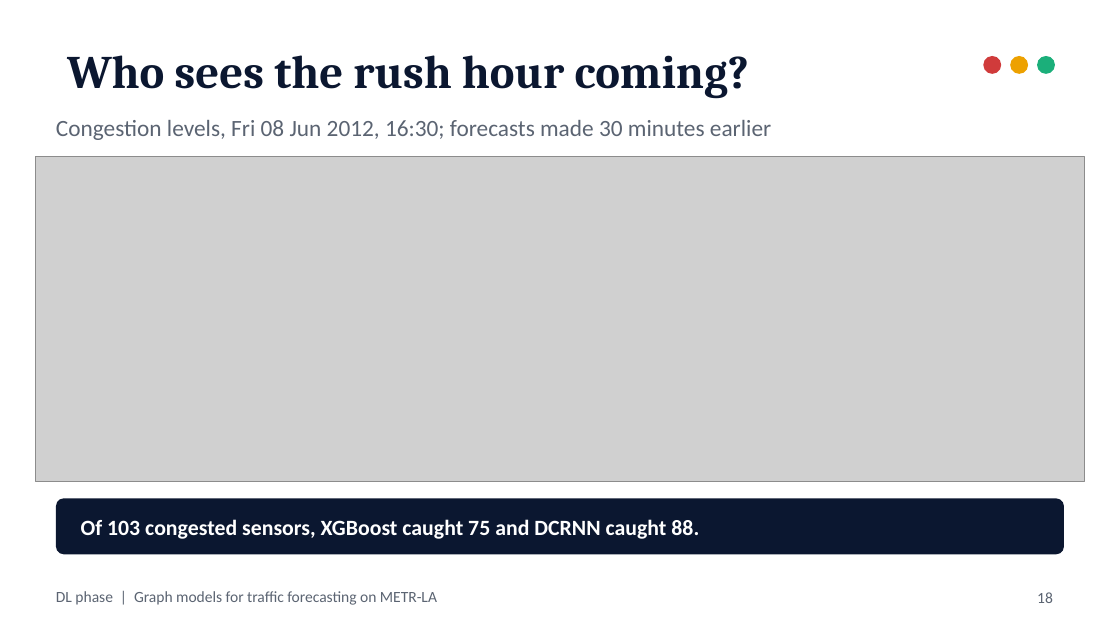
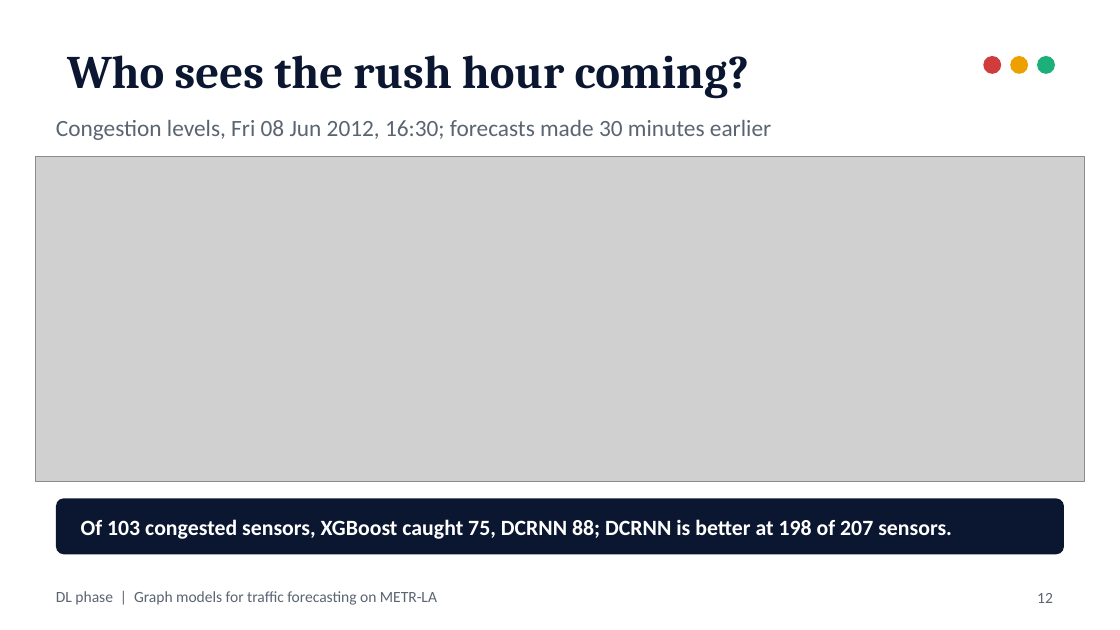
Before and after one commit to ManasSaxena14/MetroFlow_MachineAndDeepLearning, a slide deck: slide 12 of docs/presentation/DL_Graph_Models.pptx (slide 18 before the commit). Drawn at 1120x630 pixels with LibreOffice and Linux fonts; fonts in the diff are those of the drawing; grey boxes stand for pictures. Boxes give left, top, right and bottom in pixels: in the first picture for what was removed or moved away, otherwise in the second. Text is boxed around its words. In the diff, an @@ line names an element or a change of style, - is before the commit and + after.

Commit message:
Slides: condense the DL deck to 18 slides with full coverage
Merge the gap and propagation slides, present STGAT, DCRNN and the hybrid
on one slide, fold peak vs off-peak into the results table and the DCRNN
reproduction into the significance slide, and add the sensor-level error
result to the congestion-map slide. Update the README accordingly.

```diff
--- a/docs/presentation/DL_Graph_Models.pptx
+++ b/docs/presentation/DL_Graph_Models.pptx
@@ text at box(81, 519, 952, 539): text changed @@
-Of 103 congested sensors, XGBoost caught 75 and DCRNN caught 88.
+Of 103 congested sensors, XGBoost caught 75, DCRNN 88; DCRNN is better at 198 of 207 sensors.
@@ page number at box(1037, 593, 1053, 603): text changed @@
-18
+12
```
Also in this commit, not shown: 4 other slides changed, 7 slides removed, 2 other files.
